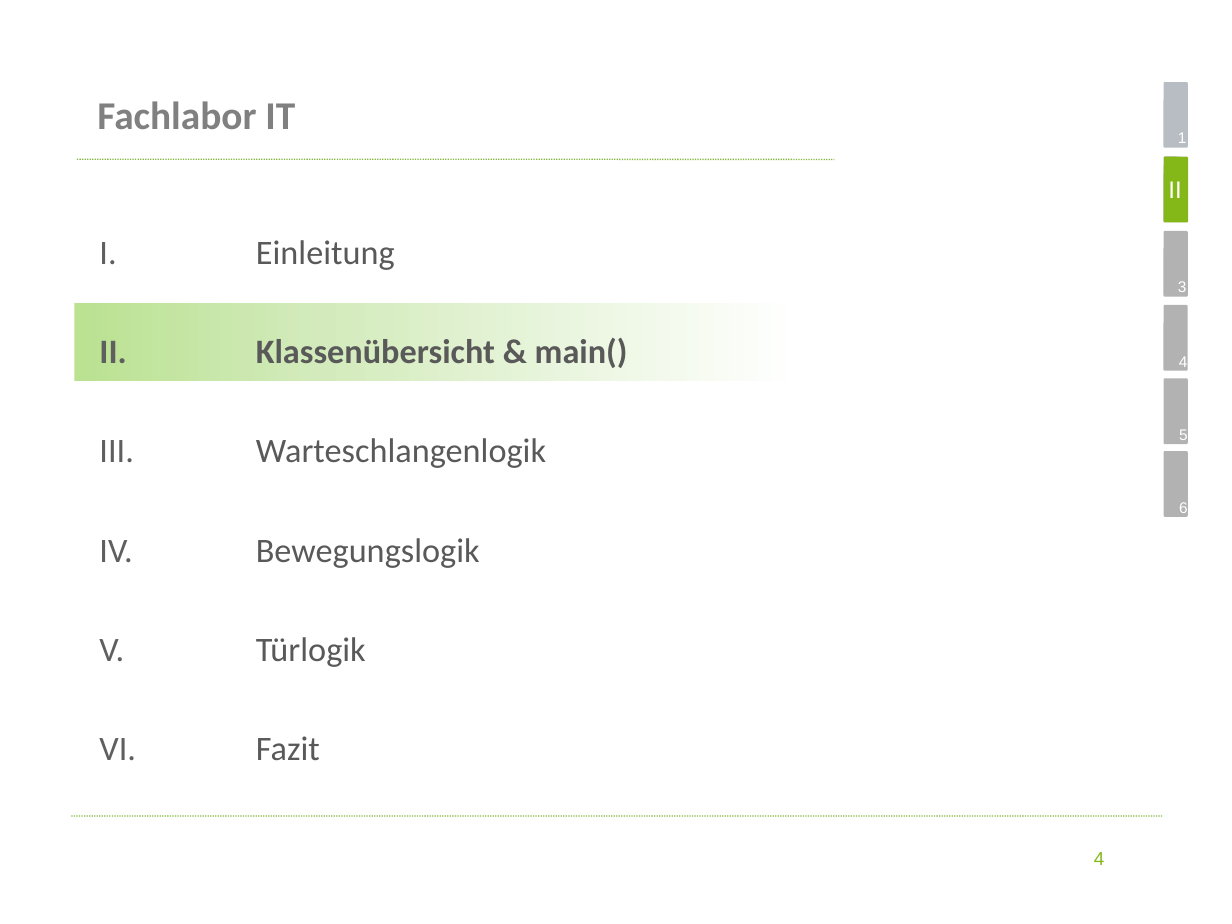
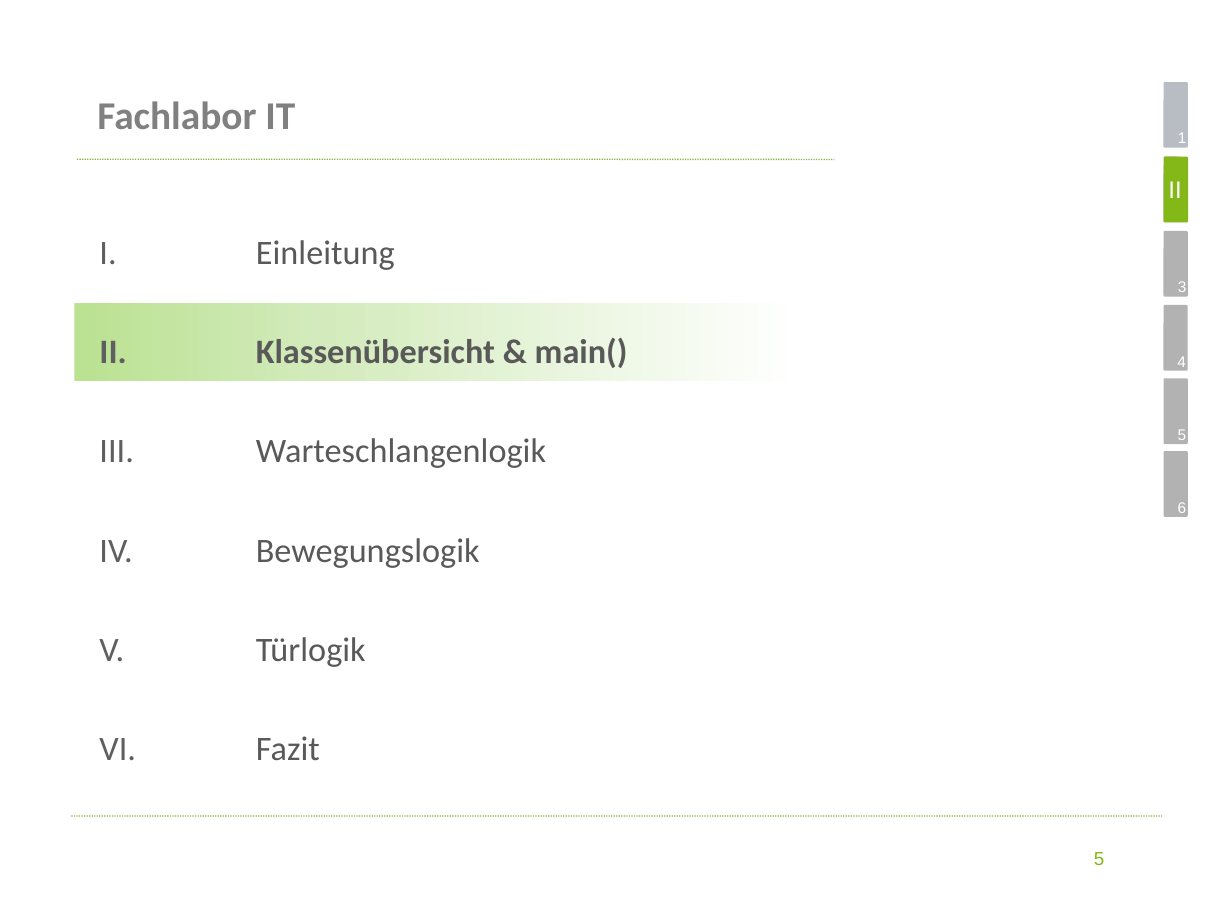
Before and after one commit to koeni90/elevatorUML, a slide deck: slide 5 of Präsentation.pptx (slide 4 before the commit). Drawn at 1232x924 pixels with LibreOffice and Linux fonts; fonts in the diff are those of the drawing; background and template pictures are left out. Boxes give left, top, right and bottom in pixels: in the first picture for what was removed or moved away, otherwise in the second. Text is boxed around its words. In the diff, an @@ line names an element or a change of style, - is before the commit and + after.

```diff
--- a/Präsentation.pptx
+++ b/Präsentation.pptx
@@ text "5" rewrapped from (x1=1179, y1=429, x2=1188, y2=444) to (x1=1178, y1=429, x2=1187, y2=440) @@
@@ page number at (x1=1094, y1=852, x2=1104, y2=865): text changed @@
-4
+5
```
Also in this commit, not shown: 12 other slides changed, 6 slides added, 4 slides removed, 2 other files.
